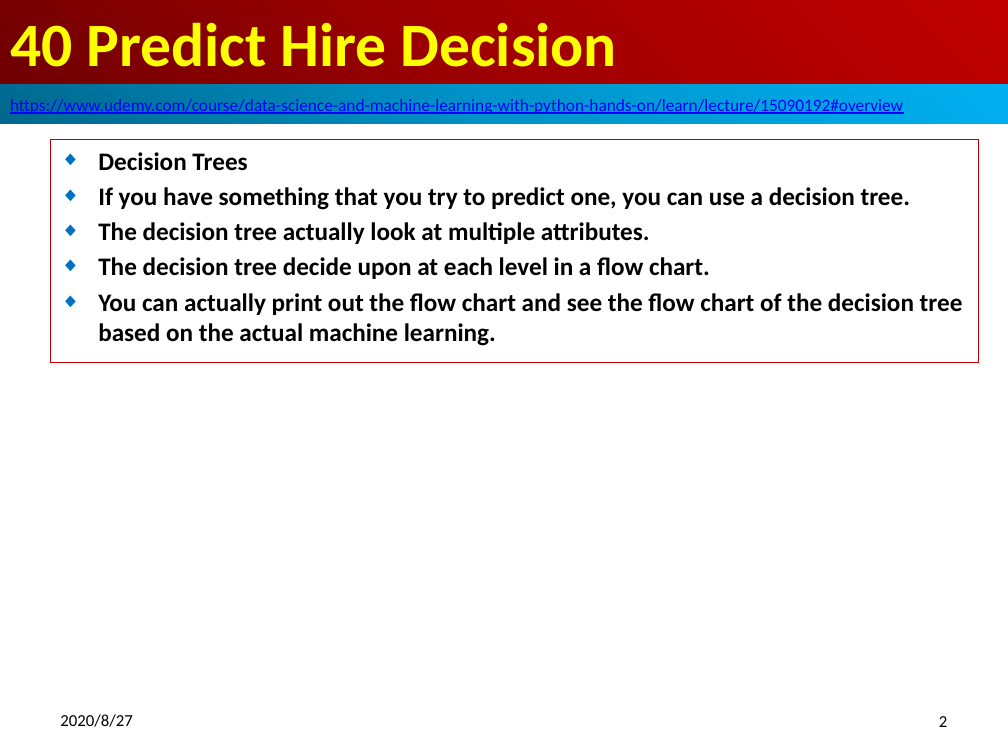
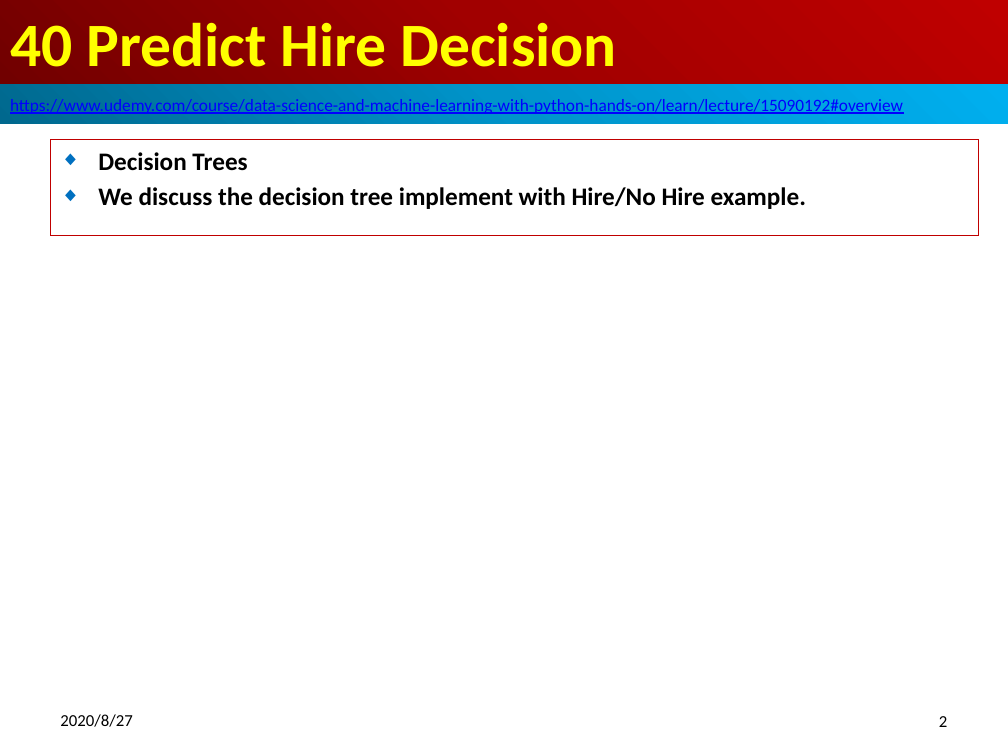
Before and after one commit to peterhchen/900_Python_ML_DS_DL, a slide deck: slide 2 of 040_PredictHireDecision.pptx. Drawn at 1008x756 pixels with LibreOffice and Linux fonts; fonts in the diff are those of the drawing. Boxes give left, top, right and bottom in pixels: in the first picture for what was removed or moved away, otherwise in the second. Text is boxed around its words. In the diff, an @@ line names an element or a change of style, - is before the commit and + after.

```diff
--- a/040_PredictHireDecision.pptx
+++ b/040_PredictHireDecision.pptx
@@ subtitle "Decision Trees": place and size @@
-subtitle "Decision Trees" at <box>50,140,979,362</box>
+subtitle "Decision Trees" at <box>50,140,979,235</box>
@@ subtitle at <box>98,187,806,209</box>: text changed @@
-◆ If you have something that you try to predict one, you can use a decision tree.
-◆ The decision tree actually look at multiple attributes.
-◆ The decision tree decide upon at each level in a flow chart.
-◆ You can actually print out the flow chart and see the flow chart of the decision tree based on the actual machine learning.
+◆ We discuss the decision tree implement with Hire/No Hire example.
```
Also in this commit, not shown: 2 other slides changed, 22 slides added.
